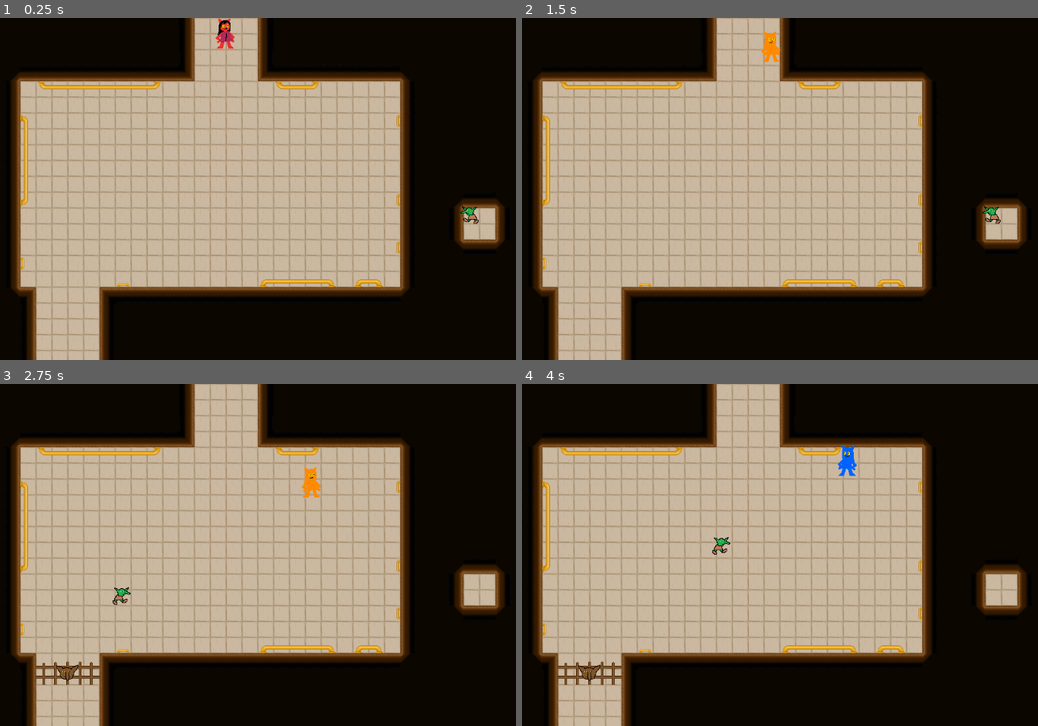
Above: before the commit, frames 1-4 (two rows, left to right).
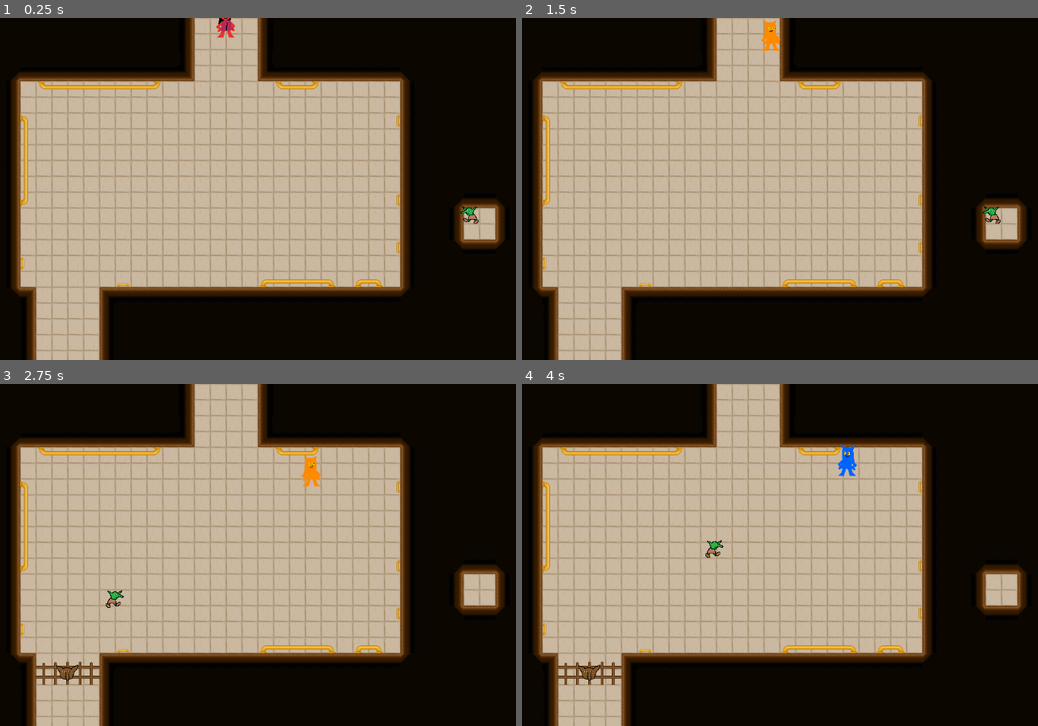
Above: after the commit, the same moments.

Repository: LUMIZ0NE/Steam-Garden
Game: Godot game, scene res://Scenes/room_2.tscn
Two runs of this game, one before a commit and one after it. Both use one fixed random seed, a clock stepped at 60 frames per second and the inputs below. This scene is started directly instead of the project's main scene.
Inputs (mouse positions are in pixels of both pictures, inside the frame that each line leads up to):
- Up to frame 1 (0.25 s): no input
- Up to frame 2 (1.5 s): tap Enter at 0.5 s; move the mouse to (867, 171) at 0.52 s; hold D (move_right) 0.53-1.28 s; click (867, 171) at 0.6 s; tap Space at 1.25 s; move the mouse to (614, 206) at 1.27 s; hold S (move_down) from 1.28 s (still down); click (614, 206) at 1.35 s
- Up to frame 3 (2.75 s): move the mouse to (273, 479) at 2.02 s; release S (move_down) at 2.03 s; hold D (move_right) from 2.03 s (still down); click (273, 479) at 2.1 s
- Up to frame 4 (4 s): move the mouse to (702, 623) at 2.77 s; release D (move_right) at 2.78 s; hold W (move_up) 2.78-3.53 s; click (702, 623) at 2.85 s; move the mouse to (919, 606) at 3.52 s; hold A (move_left) from 3.53 s (still down); click (919, 606) at 3.6 s

The runs differ from the first frame. In frame 1, 0.2% of the frame differs, in the area x 41-46%, y 0-9%; in frame 2, 0.2%; in frame 3, 0.4%, in the area x 20-63%, y 21-66%; in frame 4, 0.2%.

Commit message:
fixed spawnpoints
player will now be in the correct position upon entering a door, has broken the first room and will need further repair

Diff:
--- a/Scenes/global.gd
+++ b/Scenes/global.gd
@@ -3,6 +3,7 @@
 var current_scene = "World"
 var transition_scene = false
 var go_room1 = false
+var leaving_room3 = false
 
 var first_load = true
 
@@ -11,6 +12,9 @@
 
 var player_exit_room_posx = 604
 var player_exit_room_posy = 607
+
+var player_enter_room_posx = 300
+var player_enter_room_posy = 652
 
 var player_current_atk = false
 var room2_complete = false
--- a/Scenes/goblin.tscn
+++ b/Scenes/goblin.tscn
@@ -90,8 +90,8 @@
 sprite_frames = SubResource("SpriteFrames_4arau")
 animation = &"die"
 autoplay = "default"
-frame = 6
-frame_progress = 0.178225
+frame = 2
+frame_progress = 0.956571
 
 [node name="GoblinHitbox" type="Area2D" parent="."]
 
--- /dev/null
+++ b/Scenes/goblin_gem.tscn
@@ -0,0 +1,33 @@
+[gd_scene load_steps=6 format=3 uid="uid://ccskwrlxsrllk"]
+
+[ext_resource type="Texture2D" uid="uid://b6yavteqpfnx3" path="res://Sprites/goblingem1.png" id="1_cmowv"]
+[ext_resource type="Texture2D" uid="uid://dy78ow1dv5t6" path="res://Sprites/goblingem2.png" id="2_tx3ou"]
+[ext_resource type="Texture2D" uid="uid://fh3w7xqwhp1" path="res://Sprites/goblingem3.png" id="3_i5r2e"]
+[ext_resource type="Texture2D" uid="uid://br56ueq3fklen" path="res://Sprites/goblingem4.png" id="4_uj4ol"]
+
+[sub_resource type="SpriteFrames" id="SpriteFrames_0872h"]
+animations = [{
+"frames": [{
+"duration": 1.0,
+"texture": ExtResource("1_cmowv")
+}, {
+"duration": 1.0,
+"texture": ExtResource("2_tx3ou")
+}, {
+"duration": 1.0,
+"texture": ExtResource("3_i5r2e")
+}, {
+"duration": 1.0,
+"texture": ExtResource("4_uj4ol")
+}],
+"loop": true,
+"name": &"default",
+"speed": 4.0
+}]
+
+[node name="GoblinGem" type="CharacterBody2D"]
+
+[node name="AnimatedSprite2D" type="AnimatedSprite2D" parent="."]
+sprite_frames = SubResource("SpriteFrames_0872h")
+autoplay = "default"
+frame_progress = 0.258789
--- a/Scenes/room_2.gd
+++ b/Scenes/room_2.gd
@@ -7,6 +7,13 @@
 var goblin_wave = 0
 
 func _ready():
+	if Global.leaving_room3 == true:
+		$Player.position.x = Global.player_enter_room_posx
+		$Player.position.y = Global.player_enter_room_posy
+		Global.leaving_room3 = false
+	else:
+		$Player.position.x = 600
+		$Player.position.y = 9
 	if Global.room2_complete == true:
 		$Goblin.queue_free()
 		$GateCheck.queue_free()
--- a/Scenes/room_2.tscn
+++ b/Scenes/room_2.tscn
@@ -106,7 +106,7 @@
 shape = SubResource("RectangleShape2D_kna8n")
 
 [node name="Player" parent="." instance=ExtResource("2_7g2ku")]
-position = Vector2(599, 30)
+position = Vector2(600, 9)
 
 [node name="Goblin" parent="." instance=ExtResource("4_fa1de")]
 position = Vector2(1080, 390)
--- a/Scenes/room_3.gd
+++ b/Scenes/room_3.gd
@@ -21,4 +21,5 @@
 	if body.has_method("player"):
 		Global.current_scene = "Room3"
 		Global.go_room1 = false
+		Global.leaving_room3 = true
 		Global.transition_scene = true
--- a/Scenes/room_3.tscn
+++ b/Scenes/room_3.tscn
@@ -1,9 +1,10 @@
-[gd_scene load_steps=9 format=3 uid="uid://dyl2mollrtm75"]
+[gd_scene load_steps=10 format=3 uid="uid://dyl2mollrtm75"]
 
 [ext_resource type="Script" path="res://Scenes/room_3.gd" id="1_aeehn"]
 [ext_resource type="PackedScene" uid="uid://byti302hgjrbr" path="res://Scenes/player1.tscn" id="1_qrwie"]
 [ext_resource type="Texture2D" uid="uid://b0ak2hcfio7py" path="res://Tiles/rooms2.png" id="1_wkkl4"]
 [ext_resource type="Texture2D" uid="uid://bcfjyjwyhfo5h" path="res://Tiles/roomso.png" id="2_3edg7"]
+[ext_resource type="PackedScene" uid="uid://ccskwrlxsrllk" path="res://Scenes/goblin_gem.tscn" id="5_ysf5s"]
 
 [sub_resource type="TileSetAtlasSource" id="TileSetAtlasSource_huqne"]
 texture = ExtResource("1_wkkl4")
@@ -77,4 +78,7 @@
 position = Vector2(302, -43)
 shape = SubResource("RectangleShape2D_i6kjg")
 
+[node name="GoblinGem" parent="." instance=ExtResource("5_ysf5s")]
+position = Vector2(509, 389)
+
 [connection signal="body_entered" from="Room3Exit" to="." method="_on_room_3_exit_body_entered"]
Binary file added: Sprites/goblingem1.png
Not shown, added: Sprites/goblingem1.png.import
Binary file added: Sprites/goblingem2.png
Not shown, added: Sprites/goblingem2.png.import
Binary file added: Sprites/goblingem3.png
Not shown, added: Sprites/goblingem3.png.import
Binary file added: Sprites/goblingem4.png
Not shown, added: Sprites/goblingem4.png.import
